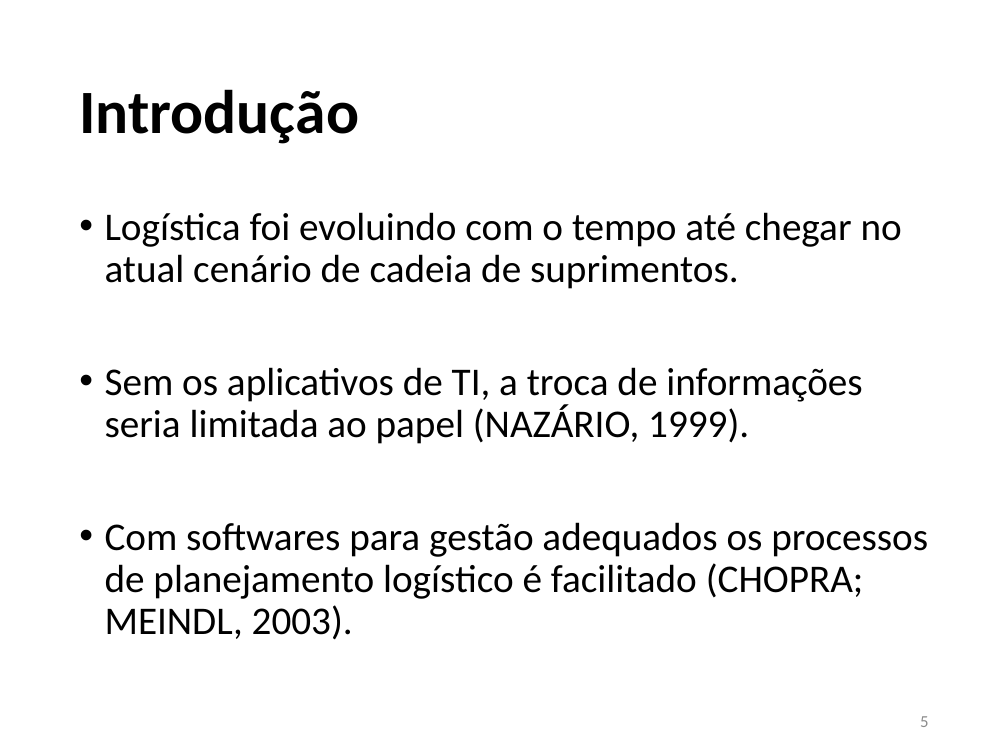
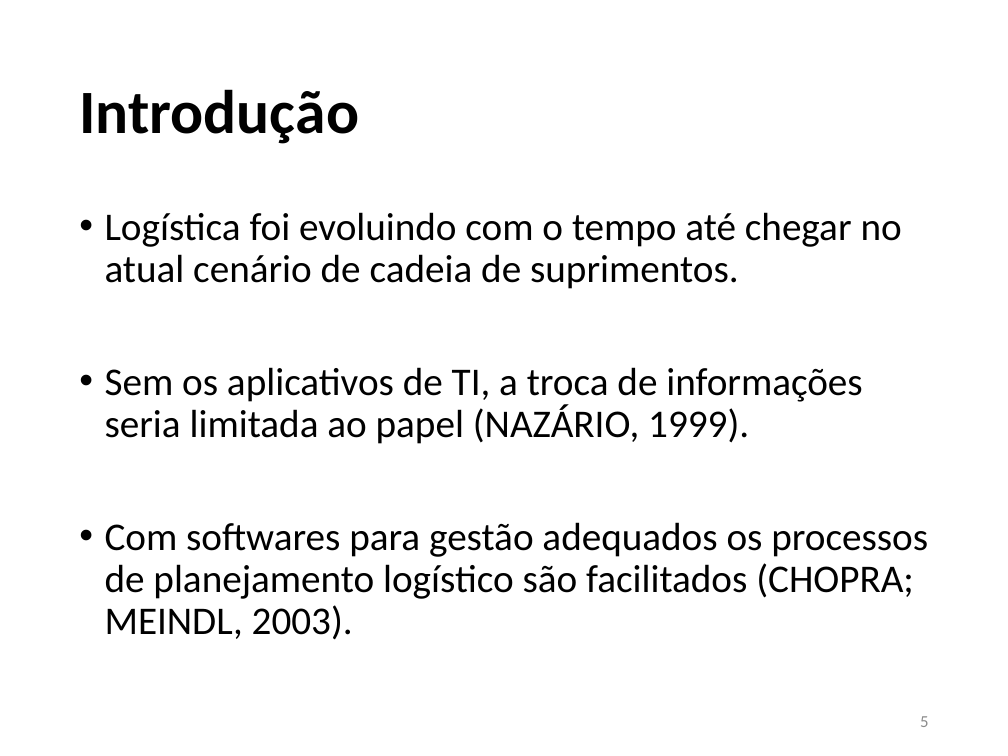
Before and after one commit to JoaoVFG/documentacaoTG, a slide deck: slide 5 of APRESENTAÇÃO JOAO VITOR.pptx. Drawn at 1008x756 pixels with LibreOffice and Linux fonts; fonts in the diff are those of the drawing. Boxes give left, top, right and bottom in pixels: in the first picture for what was removed or moved away, otherwise in the second. Text is boxed around its words. In the diff, an @@ line names an element or a change of style, - is before the commit and + after.

```diff
--- a/APRESENTAÇÃO JOAO VITOR.pptx
+++ b/APRESENTAÇÃO JOAO VITOR.pptx
@@ text at bbox=[105, 522, 928, 640]: text changed @@
-• Com softwares para gestão adequados os processos de planejamento logístico é facilitado (CHOPRA; MEINDL, 2003).
+• Com softwares para gestão adequados os processos de planejamento logístico são facilitados (CHOPRA; MEINDL, 2003).
```
Also in this commit, not shown: 6 other slides changed, 3 other files.
